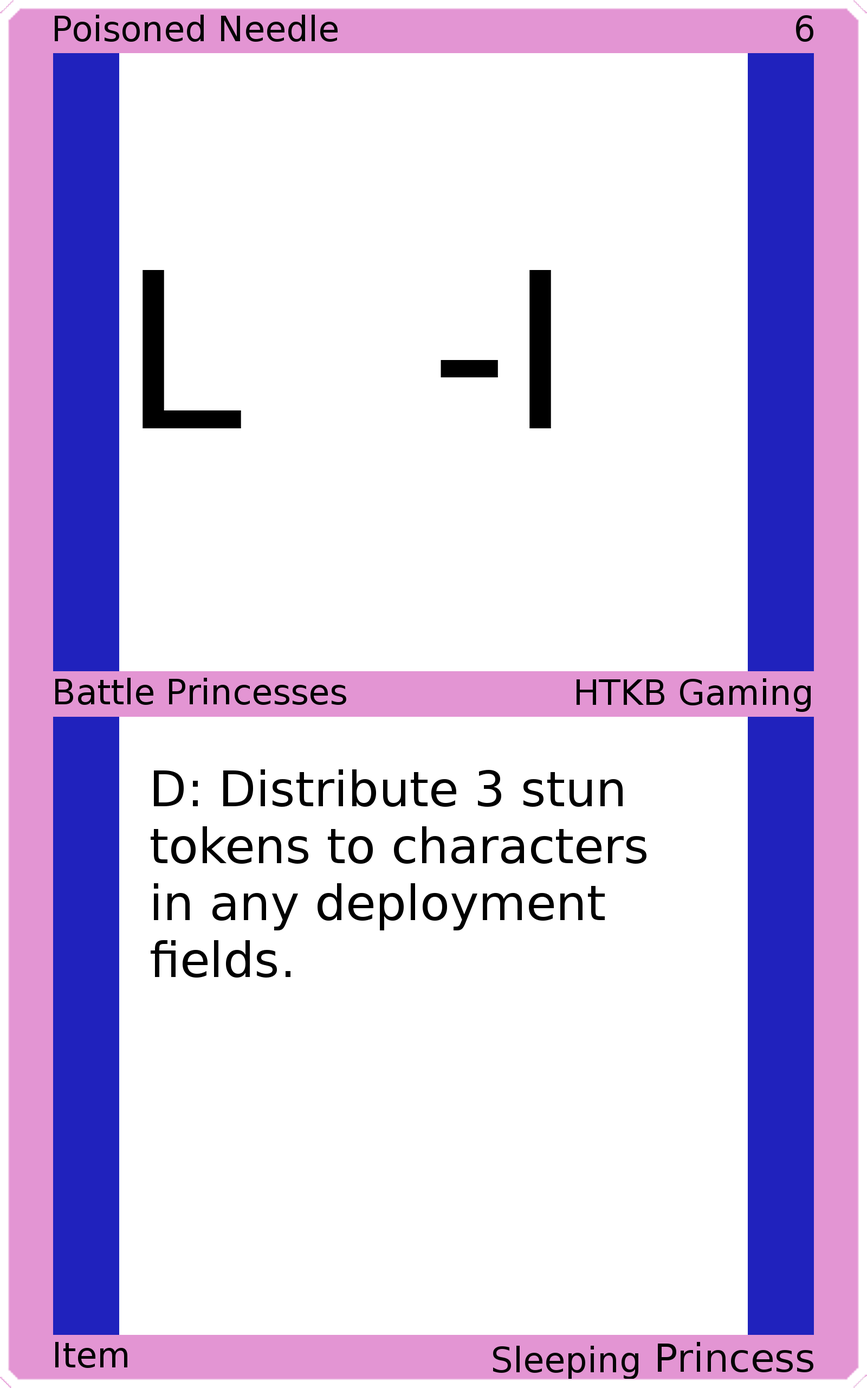
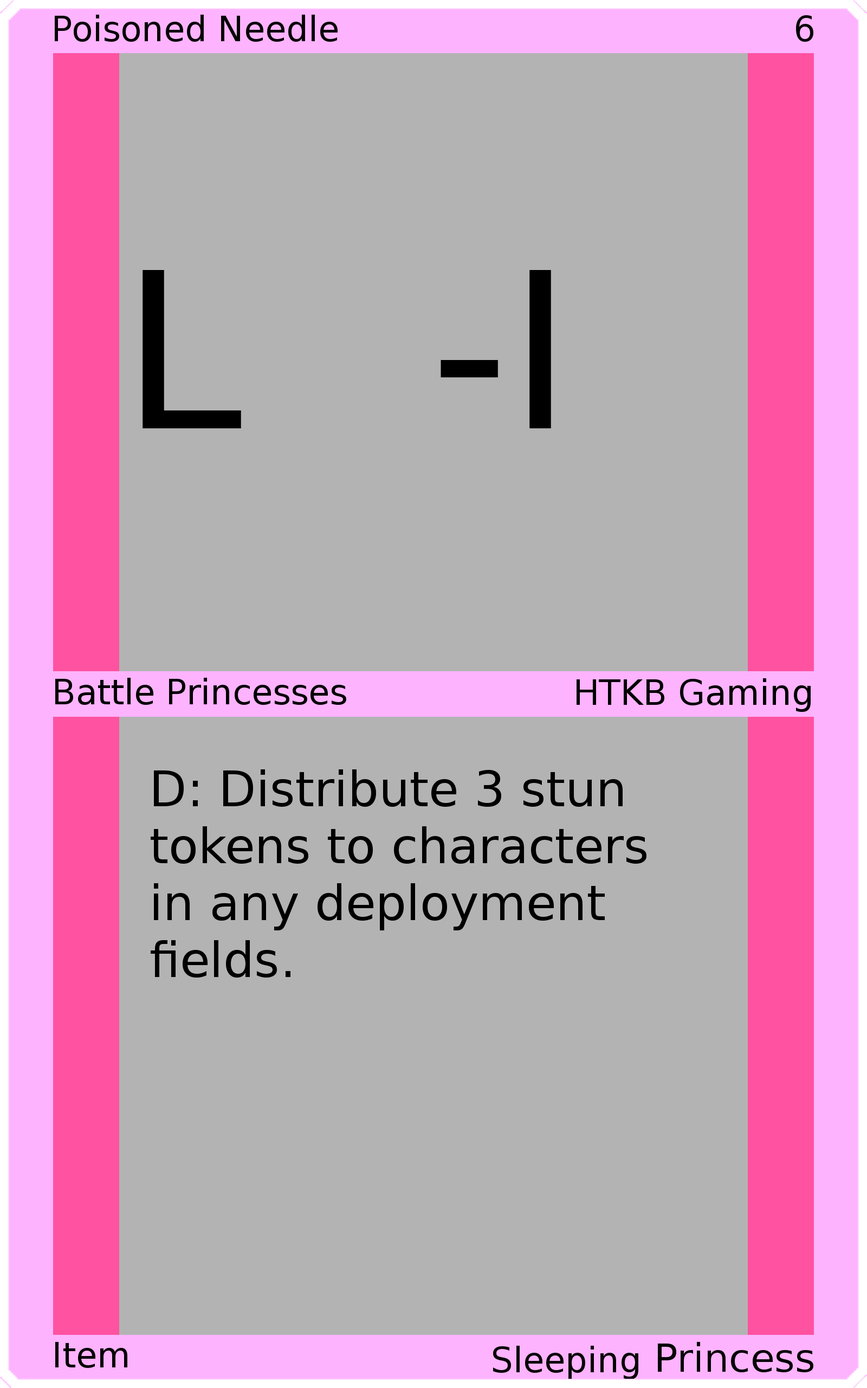
Revision of a layered 867×1388 image; what changed, layer by layer:
painted on "Border" over <box>0,0,867,1388</box>
painted on "Top Background" over <box>119,52,748,673</box>
painted on "Bottom Background" over <box>119,715,748,1336</box>
painted on "Background" over <box>35,35,832,1352</box>
